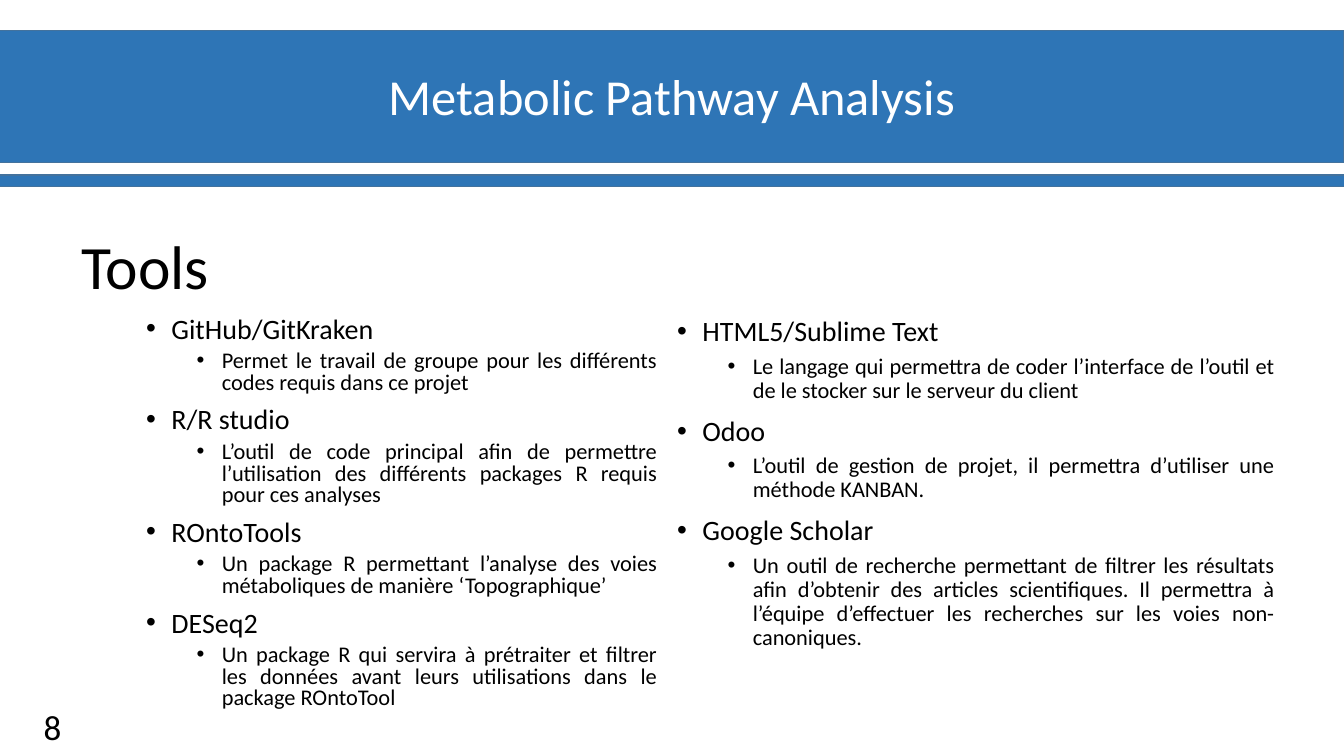
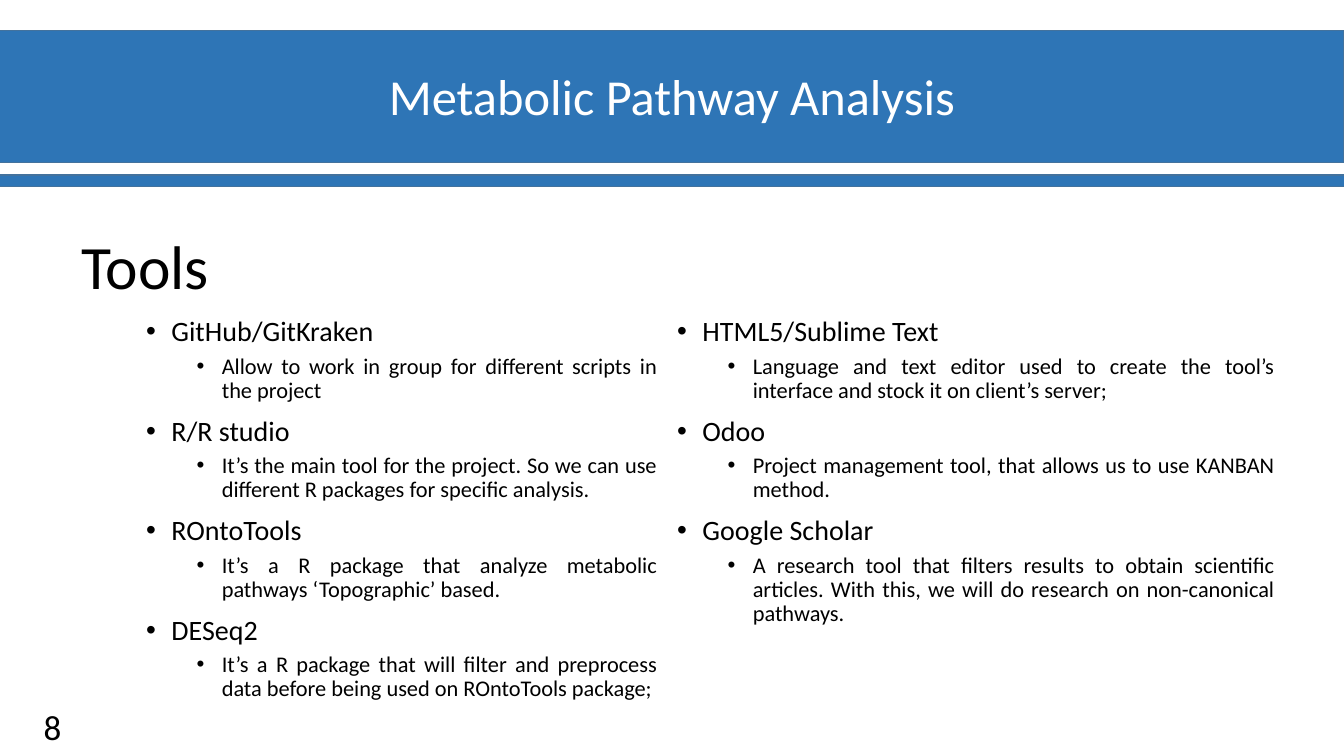
Before and after one commit to materrien/Projet-INSERM, a slide deck: slide 9 of Diapos_Suivit_projet.pptx. Drawn at 1344x756 pixels with LibreOffice and Linux fonts; fonts in the diff are those of the drawing; background and template pictures are left out. Boxes give left, top, right and bottom in pixels: in the first picture for what was removed or moved away, otherwise in the second. Text is boxed around its words. In the diff, an @@ line names an element or a change of style, - is before the commit and + after.

```diff
--- a/Diapos_Suivit_projet.pptx
+++ b/Diapos_Suivit_projet.pptx
@@ text at [171, 321, 373, 645]: line spacing 0.8 to 0.9 @@
@@ text at [222, 358, 657, 402]: text changed @@
-  • Permet le travail de groupe pour les différents codes requis dans ce projet
+  • Allow to work in group for different scripts in the project
@@ text at [753, 358, 1274, 401]: text changed @@
-  • Le langage qui permettra de coder l’interface de l’outil et de le stocker sur le serveur du client
+  • Language and text editor used to create the tool’s interface and stock it on client’s server;
@@ text at [222, 457, 657, 501]: text changed @@
-  • L’outil de code principal afin de permettre l’utilisation des différents packages R requis pour ces analyses
+  • It’s the main tool for the project. So we can use different R packages for specific analysis.
@@ text at [753, 457, 1274, 497]: text changed @@
-  • L’outil de gestion de projet, il permettra d’utiliser une méthode KANBAN.
+  • Project management tool, that allows us to use KANBAN method.
@@ text at [222, 557, 657, 601]: text changed @@
-  • Un package R permettant l’analyse des voies métaboliques de manière ‘Topographique’
+  • It’s a R package that analyze metabolic pathways ‘Topographic’ based.
@@ text at [753, 557, 1274, 625]: text changed @@
-  • Un outil de recherche permettant de filtrer les résultats afin d’obtenir des articles scientifiques. Il permettra à l’équipe d’effectuer les recherches sur les voies non-canoniques.
+  • A research tool that filters results to obtain scientific articles. With this, we will do research on non-canonical pathways.
@@ text at [222, 656, 657, 700]: text changed @@
-  • Un package R qui servira à prétraiter et filtrer les données avant leurs utilisations dans le package ROntoTool
+  • It’s a R package that will filter and preprocess data before being used on ROntoTools package;
```
Also in this commit, not shown: 6 other slides changed.
